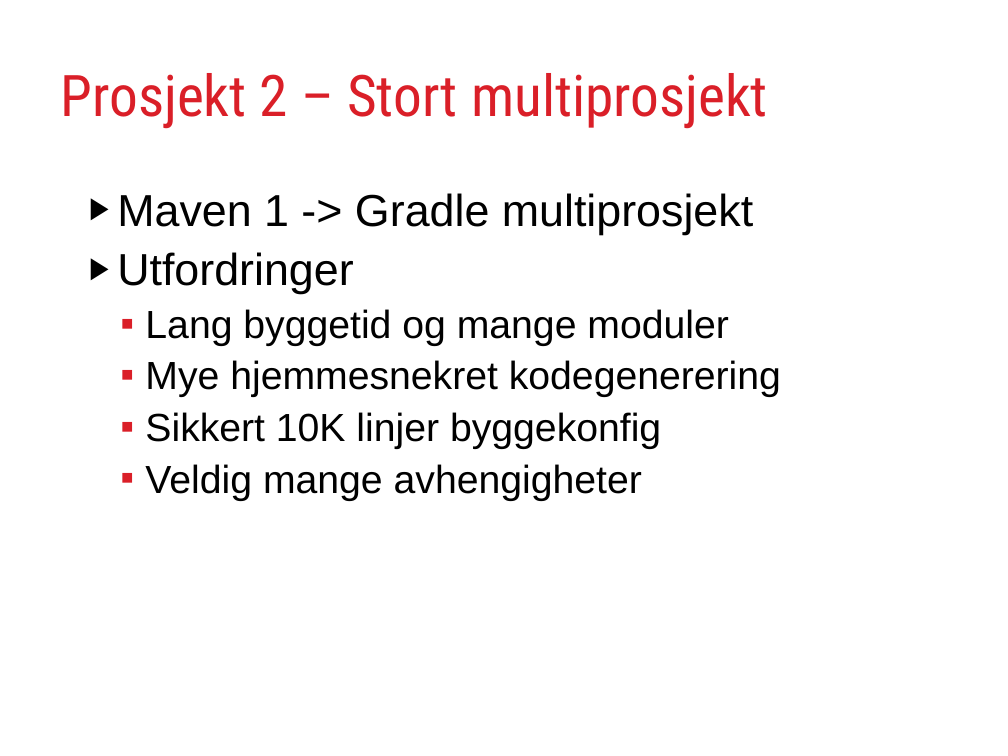
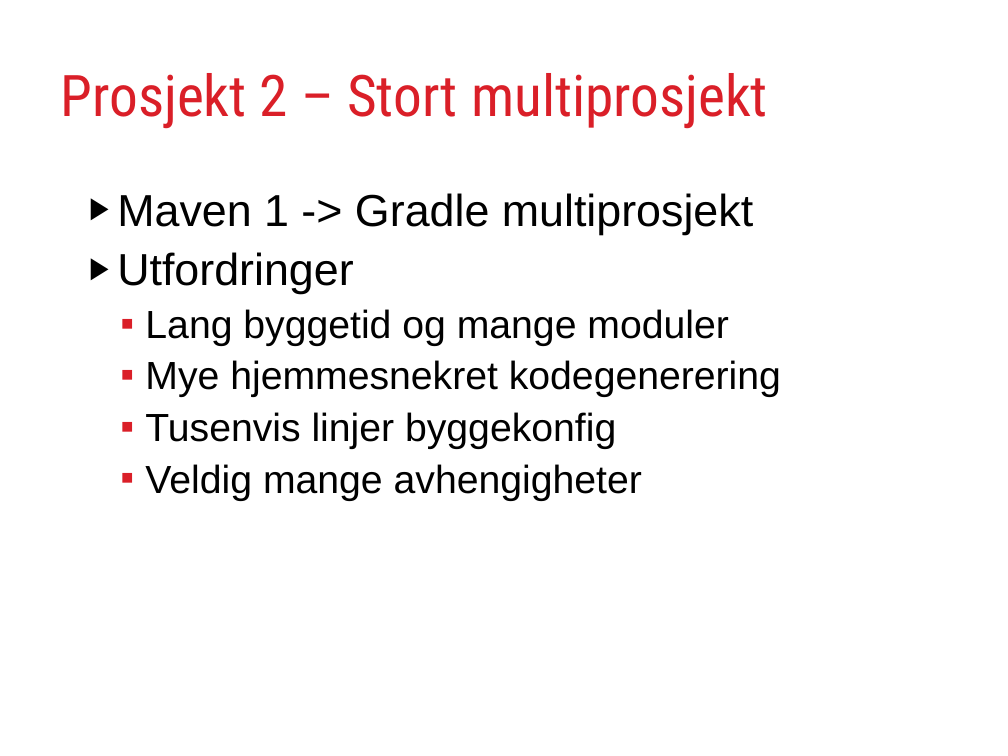
Before and after one commit to rundis/GradleJZ2012, a slide deck: slide 16 of GradleYourBuild.ppt. Drawn at 1008x756 pixels with LibreOffice and Linux fonts; fonts in the diff are those of the drawing. Boxes give left, top, right and bottom in pixels: in the first picture for what was removed or moved away, otherwise in the second. Text is boxed around its words. In the diff, an @@ line names an element or a change of style, - is before the commit and + after.

```diff
--- a/GradleYourBuild.ppt
+++ b/GradleYourBuild.ppt
@@ text at <box>145,412,616,449</box>: text changed @@
-  ▪ Sikkert 10K linjer byggekonfig
+  ▪ Tusenvis linjer byggekonfig
```
Also in this commit, not shown: 8 other slides changed, 1 slide added, 6 other files.
